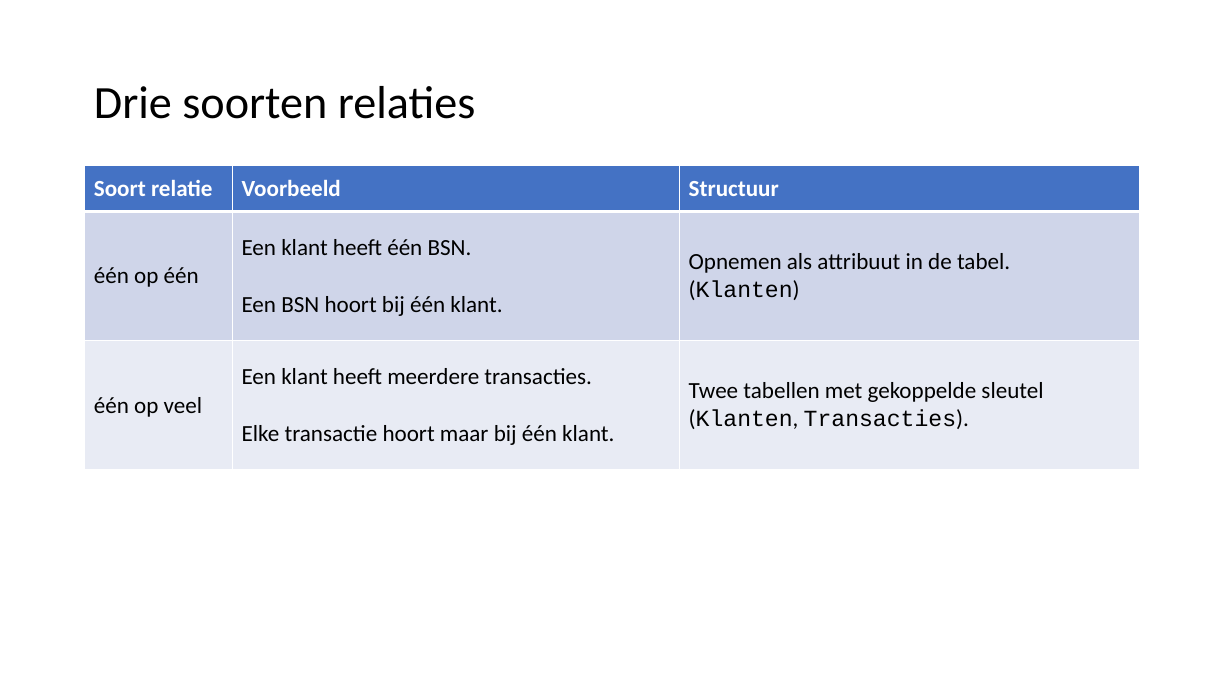
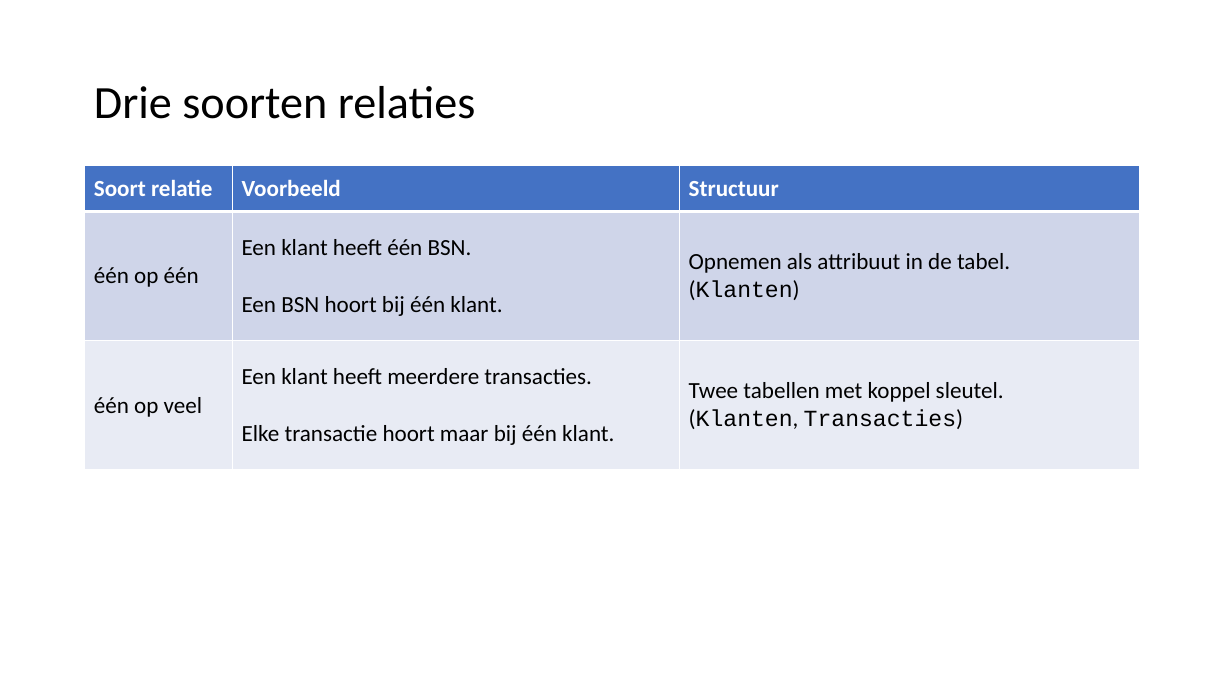
Before and after one commit to LFKoning/knowledge-sharing, a slide deck: slide 7 of sql_course_2p/2_database_design/2_database_design.pptx. Drawn at 1232x693 pixels with LibreOffice and Linux fonts; fonts in the diff are those of the drawing. Boxes give left, top, right and bottom in pixels: in the first picture for what was removed or moved away, otherwise in the second. Text is boxed around its words. In the diff, an @@ line names an element or a change of style, - is before the commit and + after.

```diff
--- a/sql_course_2p/2_database_design/2_database_design.pptx
+++ b/sql_course_2p/2_database_design/2_database_design.pptx
@@ table at (x1=85, y1=165, x2=1141, y2=470) @@
-row 3, column 3: Twee tabellen met gekoppelde sleutel (Klanten, Transacties).
+row 3, column 3: Twee tabellen met koppel sleutel. / (Klanten, Transacties)
```
Also in this commit, not shown: 22 other slides changed, 1 slide added, 1 slide removed, 13 other files.
